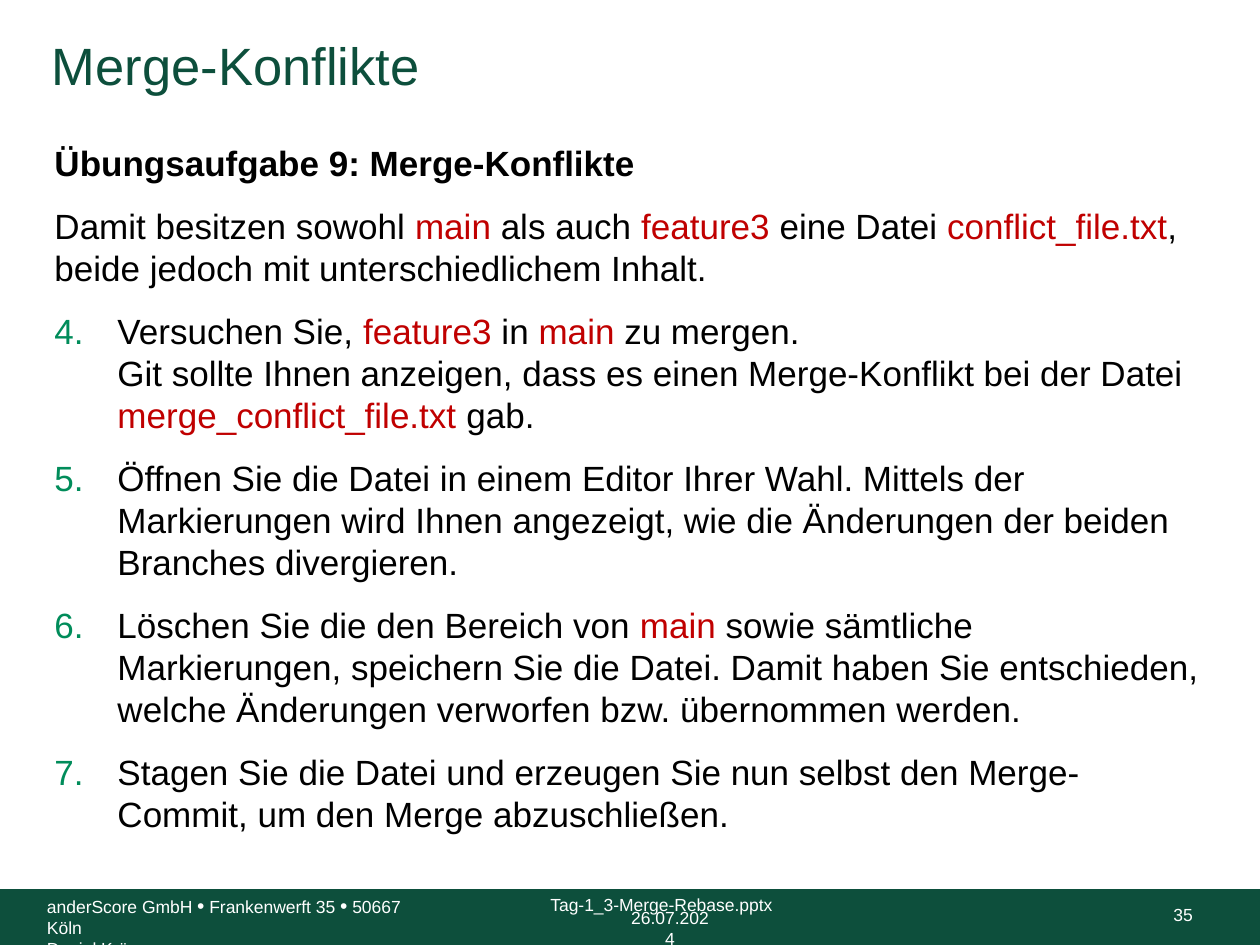
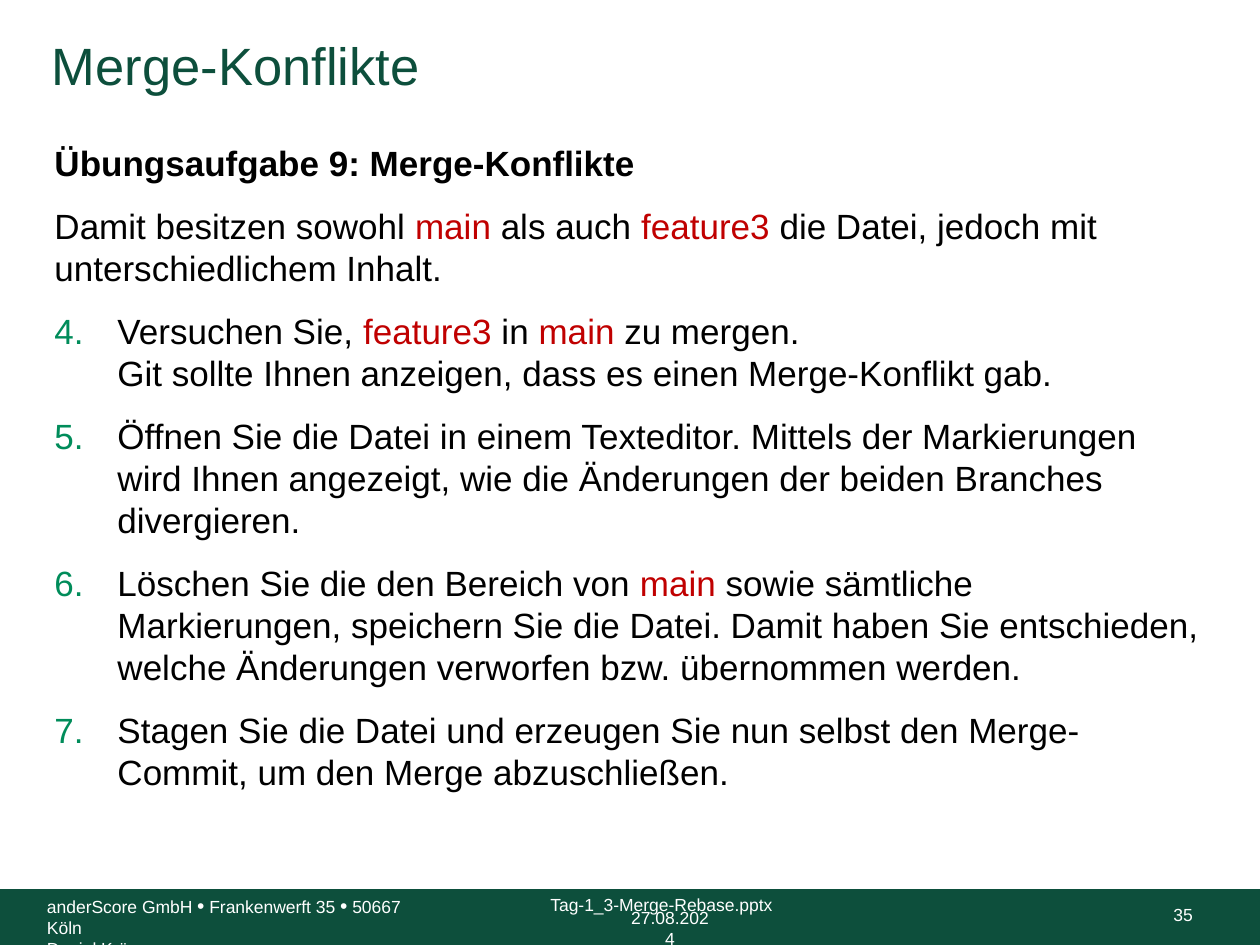
Before and after one commit to anderscore-gmbh/gitlab, a slide deck: slide 35 of slides/Tag-1_3-Merge-Rebase.pptx. Drawn at 1260x945 pixels with LibreOffice and Linux fonts; fonts in the diff are those of the drawing; background and template pictures are left out. Boxes give left, top, right and bottom in pixels: in the first picture for what was removed or moved away, otherwise in the second. Text is boxed around its words. In the diff, an @@ line names an element or a change of style, - is before the commit and + after.

```diff
--- a/slides/Tag-1_3-Merge-Rebase.pptx
+++ b/slides/Tag-1_3-Merge-Rebase.pptx
@@ text at box(54, 213, 1136, 540): text changed @@
-Damit besitzen sowohl main als auch feature3 eine Datei conflict_file.txt, beide jedoch mit unterschiedlichem Inhalt.
-4. Versuchen Sie, feature3 in main zu mergen.
-   Git sollte Ihnen anzeigen, dass es einen Merge-Konflikt bei der Datei merge_conflict_file.txt gab.
-5. Öffnen Sie die Datei in einem Editor Ihrer Wahl. Mittels der Markierungen wird Ihnen angezeigt, wie die Änderungen der beiden Branches divergieren.
+Damit besitzen sowohl main als auch feature3 die Datei, jedoch mit unterschiedlichem Inhalt.
+4. Versuchen Sie, feature3 in main zu mergen.
+   Git sollte Ihnen anzeigen, dass es einen Merge-Konflikt gab.
+5. Öffnen Sie die Datei in einem Texteditor. Mittels der Markierungen wird Ihnen angezeigt, wie die Änderungen der beiden Branches divergieren.
@@ text at box(631, 911, 709, 924): text changed @@
-26.07.2024
+27.08.2024
```
Also in this commit, not shown: 117 other slides changed, 1 other file.
